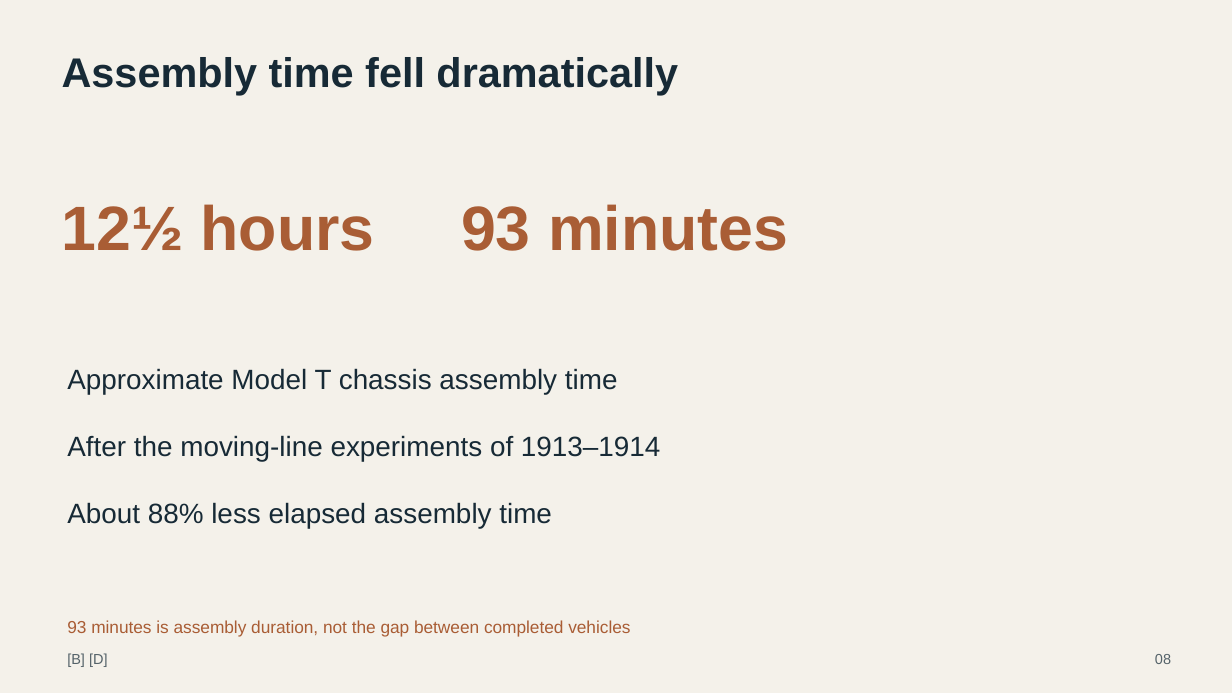
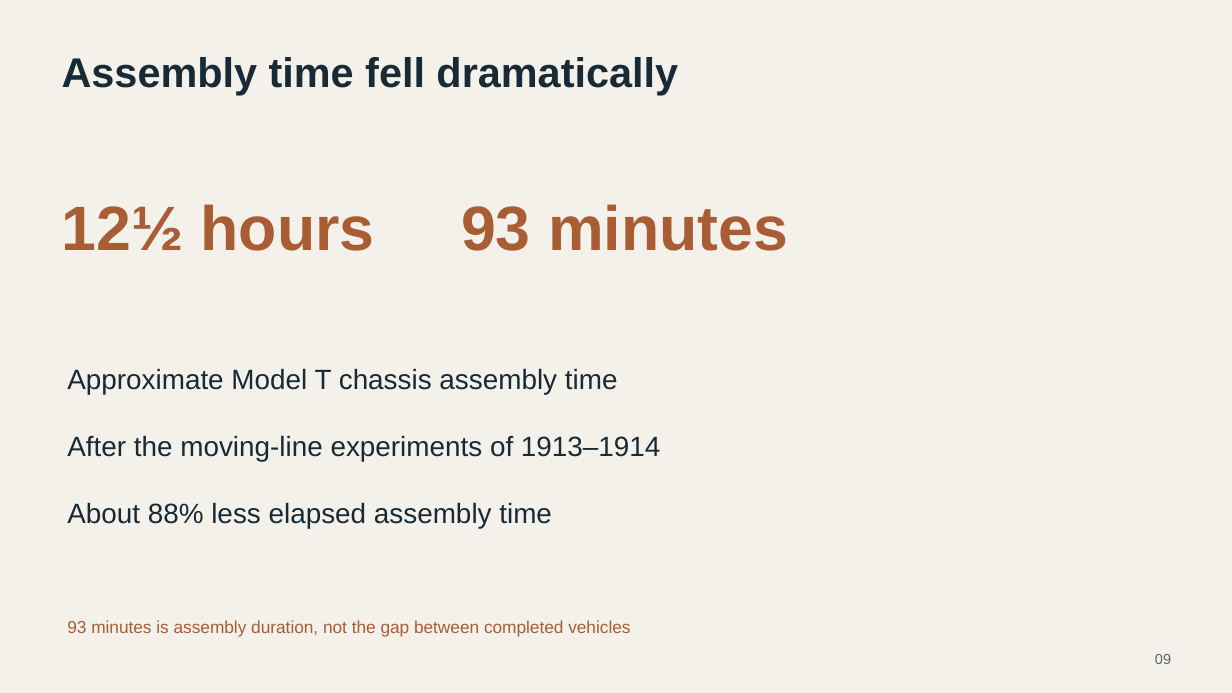
Before and after one commit to chocojawns/MGT, a slide deck: slide 9 of temp 3.pptx (slide 8 before the commit). Drawn at 1232x693 pixels with LibreOffice and Linux fonts; fonts in the diff are those of the drawing. Boxes give left, top, right and bottom in pixels: in the first picture for what was removed or moved away, otherwise in the second. Text is boxed around its words. In the diff, an @@ line names an element or a change of style, - is before the commit and + after.

```diff
--- a/temp 3.pptx
+++ b/temp 3.pptx
@@ text removed at (67, 653, 108, 667) @@
-[B] [D]
```
Also in this commit, not shown: 24 other slides changed, 3 slides added, 2 slides removed.
